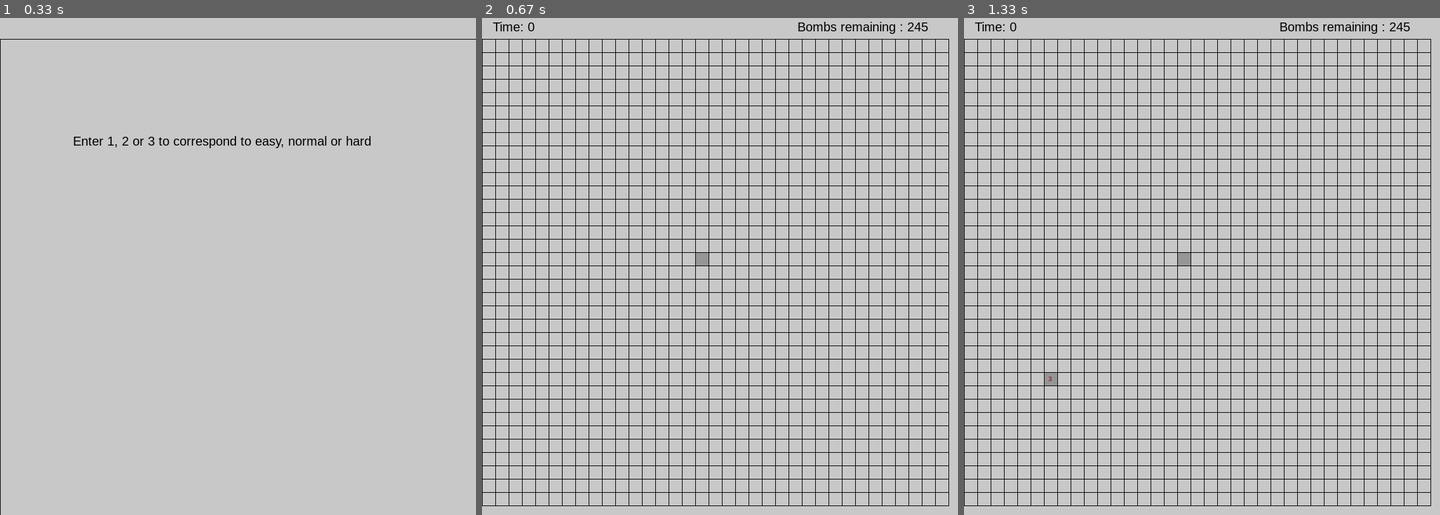
Above: before the commit, frames 1-3 (left to right).
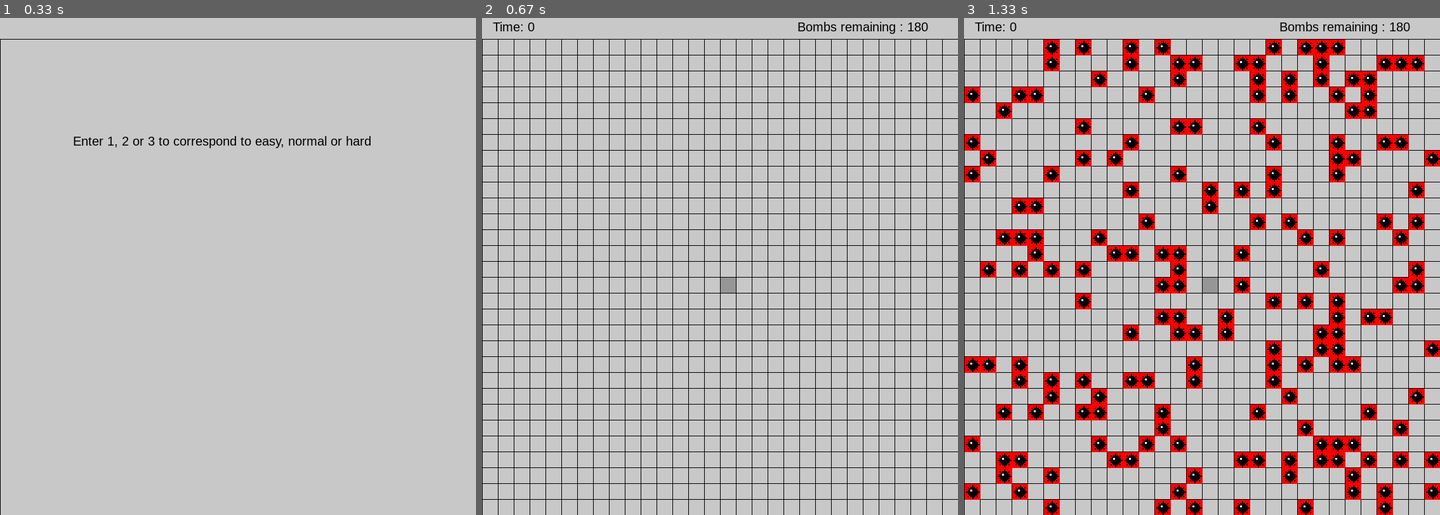
Above: after the commit, the same moments.

Repository: chenxk619/test
Game: pygame game, started from minesweeper.py
Same seed, same stepped clock (60 frames per second), same inputs: the game is played once before the commit and once after it.
Inputs (mouse positions are in pixels of both pictures, inside the frame that each line leads up to):
- Up to frame 1 (0.33 s): no input
- Up to frame 2 (0.67 s): tap 3 at 0.33 s
- Up to frame 3 (1.33 s): click (1054, 380) at 0.73 s

Frame 1 is identical in both runs. In frame 2, 15% of the frame differs, in the area x 0-100%, y 0-100%; in frame 3, 30%.

Commit message:
Update minesweeper.py

Diff:
--- a/minesweeper.py
+++ b/minesweeper.py
@@ -146,7 +146,7 @@
 
 	# End game condition
 	if dead or won:
-		time.sleep(3)
+		time.sleep(23)
 		return False
 	return True
 
@@ -198,7 +198,7 @@
 			grid = Grid((i,j))
 
 			# For grid in this range dont have to worry about bomb
-			if i in range(board.grid // 2 - 1, board.grid // 2 ) and j in range(board.grid // 2 - 1, board.grid // 2 ):
+			if i in range(board.grid // 2 , board.grid // 2 + 1) and j in range(board.grid // 2 , board.grid // 2 + 1):
 				start_pos = grid
 				board.visited.append(start_pos)
 
@@ -207,9 +207,9 @@
 
 	# Set a few grids to contain bombs
 	while len(bomb_lst) != (board.grid * board.grid) * board.bomb_perc//100 :
-		x = random.choice([random.randint(0, board.grid // 2 -2), random.randint(board.grid // 2 + 2, board.grid - 1)])
-		y = random.choice([random.randint(0, board.grid // 2 -2), random.randint(board.grid // 2 + 2, board.grid - 1)])
-		if [x,y] not in bomb_lst:
+		x = random.randint(0, board.grid - 1)
+		y = random.randint(0, board.grid - 1)
+		if [x,y] not in bomb_lst and not (x in range(board.grid // 2 - 1, board.grid // 2 + 2) and y in range(board.grid // 2 - 1, board.grid // 2 + 2)):
 			bomb_lst.append([x,y])
 
 	for node in board.unvisited:
@@ -273,7 +273,7 @@
 				game_start = True
 
 			elif pygame.key.get_pressed()[pygame.K_3]:
-				grid_size, bomb_perc = 35, 20
+				grid_size, bomb_perc = 30, 20
 				board = Board(grid_size, bomb_perc, width)
 				flag_img, bomb_img, bomb_lst = setup(board, flag_img, bomb_img, bomb_lst)
 				game_start = True
